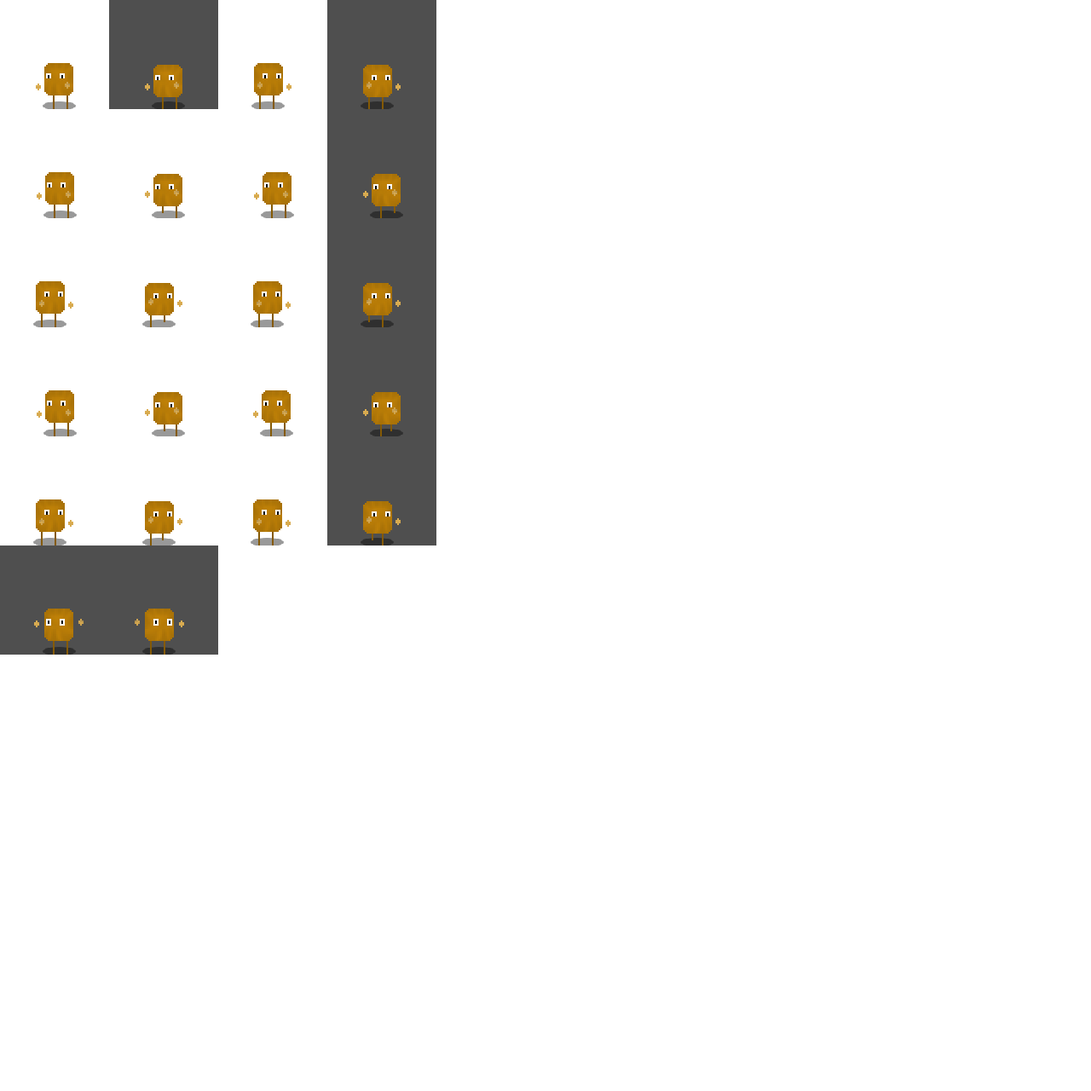
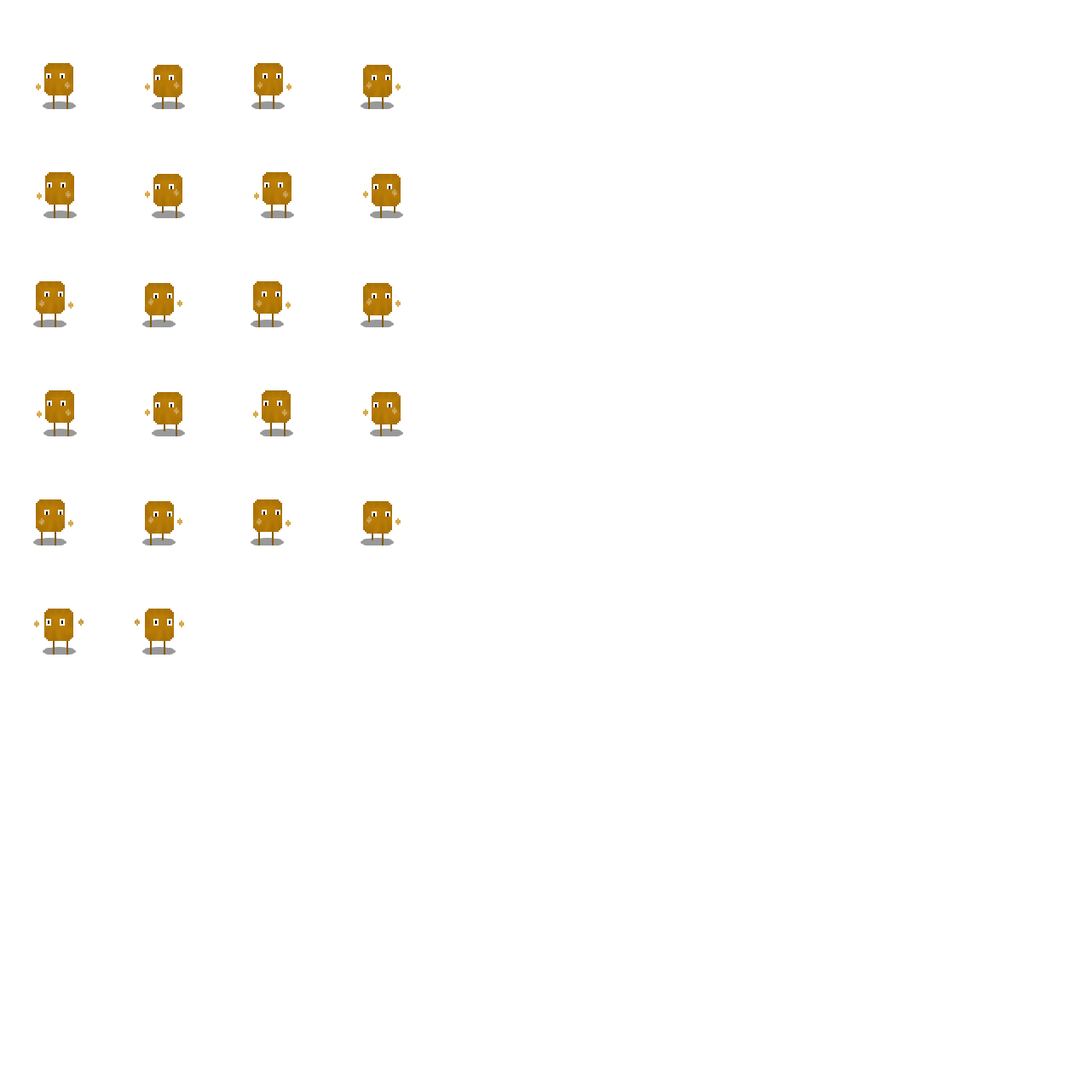
The second 1091 × 1091 image is a revision of the first. Changes to its layers:
hid "Layer 9" over [109, 545, 219, 655]
hid "Layer 8" over [0, 545, 110, 655]
hid "Layer 7" over [327, 436, 437, 546]
hid "Layer 6" over [327, 327, 437, 437]
hid "Layer 5" over [327, 218, 437, 328]
hid "Layer 4" over [327, 109, 437, 219]
hid "Layer 3" over [327, 0, 437, 110]
hid "Layer 2" over [109, 0, 219, 110]
